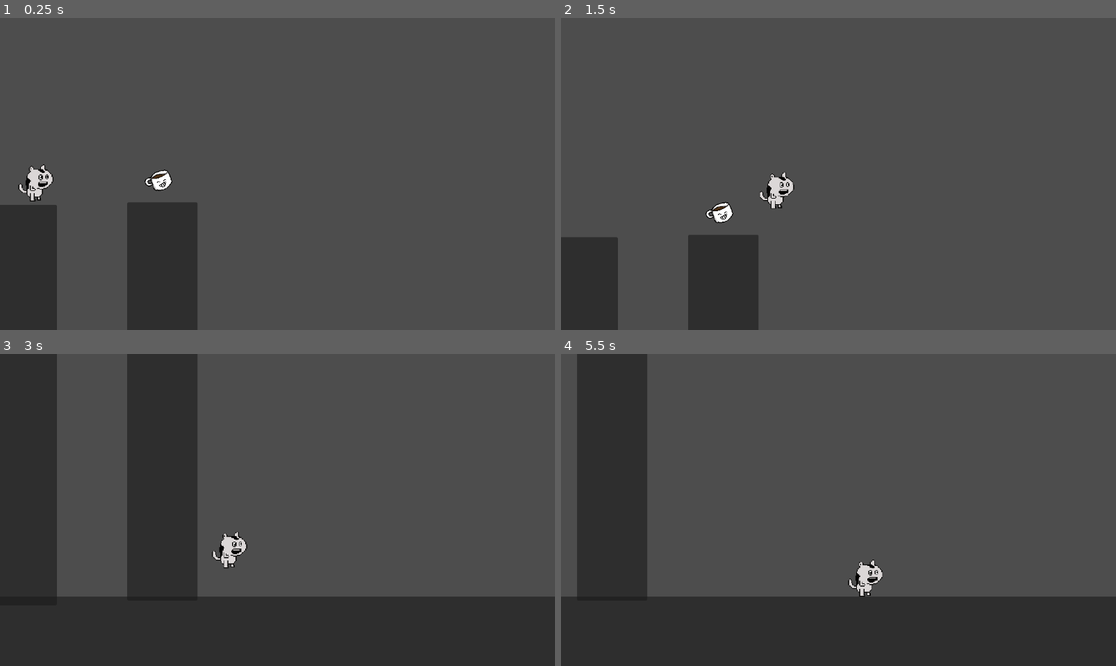
Above: before the commit, frames 1-4 (two rows, left to right).
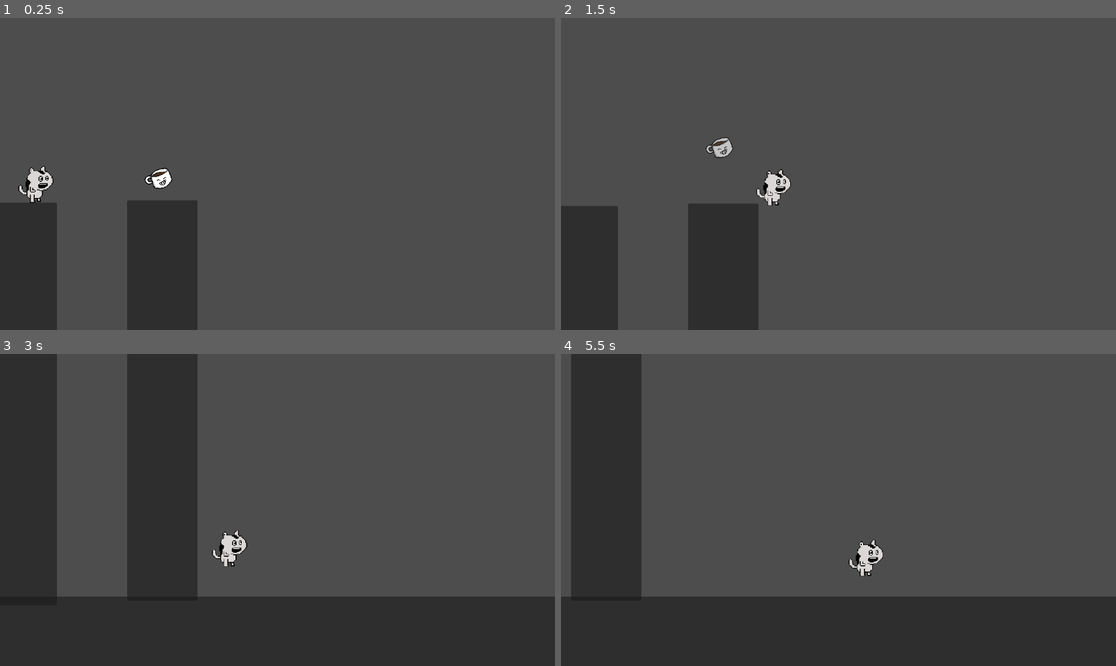
Above: after the commit, the same moments.

Repository: rnakkas/CoffeeCatProject
Game: Godot game, scene res://Scenes/test_level.tscn
Same seed, same stepped clock (60 frames per second), same inputs: the game is played once before the commit and once after it.
Inputs:
- Up to frame 1 (0.25 s): no input
- Up to frame 2 (1.5 s): hold Right (move_right) from 0.53 s (still down); tap Space (jump) at 0.6, 0.77, 1.07, 1.35 s
- Up to frame 3 (3 s): tap Space (jump) at 1.52, 1.82, 2.1, 2.85 s; release Right (move_right) at 2.03 s; hold Left (move_left) 2.03-2.78 s; hold Right (move_right) from 2.78 s (still down)
- Up to frame 4 (5.5 s): tap Space (jump) at 3.02, 3.32, 3.6, 3.77, 4.07, 4.35, 4.52, 4.82, 5.1 s; release Right (move_right) at 4.28 s; hold Left (move_left) 4.28-5.03 s; hold Right (move_right) from 5.03 s (still down)

The runs differ from the first frame. In frame 1, 0.5% of the frame differs, in the area x 0-36%, y 46-60%; in frame 2, 2.8%, in the area x 0-43%, y 38-71%; in frame 3, 0.2%; in frame 4, 2.2%.

Commit message:
fixed wall jump
- fixed wall jump
- removed bad wall jump
- tweaked gravity and jump velocities

Diff:
--- a/Scenes/player.tscn
+++ b/Scenes/player.tscn
@@ -13,6 +13,11 @@
 
 [sub_resource type="SpriteFrames" id="SpriteFrames_4jm0p"]
 animations = [{
+"frames": [],
+"loop": true,
+"name": &"caffeinated",
+"speed": 5.0
+}, {
 "frames": [],
 "loop": true,
 "name": &"death",
@@ -51,11 +56,6 @@
 }, {
 "frames": [],
 "loop": true,
-"name": &"run_fast",
-"speed": 5.0
-}, {
-"frames": [],
-"loop": true,
 "name": &"slide",
 "speed": 5.0
 }, {
@@ -75,14 +75,16 @@
 
 [node name="sprite" type="AnimatedSprite2D" parent="."]
 sprite_frames = SubResource("SpriteFrames_4jm0p")
-animation = &"run"
+animation = &"idle"
 
 [node name="collider" type="CollisionShape2D" parent="."]
 position = Vector2(-2, 3.5)
 shape = SubResource("RectangleShape2D_881vg")
 
 [node name="left_wall_detect" type="RayCast2D" parent="."]
+modulate = Color(0, 0.860542, 0.185596, 1)
 target_position = Vector2(-16, 0)
 
 [node name="right_wall_detect" type="RayCast2D" parent="."]
-target_position = Vector2(12, 0)
+modulate = Color(0.0509804, 0.933333, 0.176471, 1)
+target_position = Vector2(16, 0)
--- a/Scripts/player.gd
+++ b/Scripts/player.gd
@@ -1,18 +1,18 @@
 class_name Player extends CharacterBody2D
 
 const SPEED: float = 400.0;
-const JUMP_VELOCITY: float = -500.0;
-const GRAVITY: float = 1000.0;
-const WALL_SLIDE_GRAVITY: float = 800.0;
+const JUMP_VELOCITY: float = -550.0;
+const GRAVITY: float = 1500.0;
+const WALL_SLIDE_GRAVITY: float = 1000.0;
 const WALL_JUMP_VELOCITY: float = -450.0;
-const WALL_JUMP_VELOCITY_BAD: float = -200.0;
 
 @onready var animation: AnimatedSprite2D = $sprite;
 @onready var left_wall_detect: RayCast2D = $left_wall_detect;
 @onready var right_wall_detect: RayCast2D = $right_wall_detect;
 
-enum STATE {IDLE, RUN, RUN_FAST, JUMP, WALL_SLIDE, FALL, WALL_JUMP, WALL_JUMP_BAD};
+enum STATE {IDLE, RUN, CAFFEINATED, JUMP, WALL_SLIDE, FALL, WALL_JUMP};
 var current_state;
+var wall_jump_direction: float;
 
 func _ready() -> void:
 	_set_state(STATE.IDLE);
@@ -32,7 +32,7 @@
 			pass;
 		STATE.RUN:
 			pass;
-		STATE.RUN_FAST:
+		STATE.CAFFEINATED:
 			pass;
 		STATE.JUMP:
 			pass;
@@ -42,8 +42,6 @@
 			pass;
 		STATE.WALL_JUMP:
 			pass;
-		STATE.WALL_JUMP_BAD:
-			pass;
 
 func _enter_state() -> void:
 	match current_state:
@@ -52,8 +50,8 @@
 			animation.play("idle");
 		STATE.RUN:
 			animation.play("run");
-		STATE.RUN_FAST:
-			animation.play("run_fast");
+		STATE.CAFFEINATED:
+			animation.play("caffeinated");
 		STATE.JUMP:
 			velocity.y = JUMP_VELOCITY
 			animation.play("jump");
@@ -66,13 +64,9 @@
 			print("wall jump");
 			velocity.y = WALL_JUMP_VELOCITY;
 			animation.play("jump");
-		STATE.WALL_JUMP_BAD:
-			print("wall jump bad")
-			velocity.y = WALL_JUMP_VELOCITY_BAD;
-			animation.play("jump");
 
 func _update_state(delta: float) -> void:
-	var direction := Input.get_axis("move_left", "move_right");
+	var direction : float = Input.get_axis("move_left", "move_right");
 	match current_state:
 		STATE.IDLE:
 			if direction:
@@ -104,7 +98,6 @@
 				if velocity.y > 0:
 					_set_state(STATE.FALL);
 			elif is_on_wall():
-				#velocity.y = move_toward(velocity.y, 0, WALL_SLIDE_GRAVITY)
 				_set_state(STATE.WALL_SLIDE);
 
 			move_and_slide()
@@ -132,31 +125,21 @@
 				animation.flip_h = true;
 
 			if Input.is_action_just_pressed("jump"):
+				if left_wall_detect.is_colliding():
+					wall_jump_direction = 1.0;
+				elif right_wall_detect.is_colliding():
+					wall_jump_direction = -1.0;
+
 				_set_state(STATE.WALL_JUMP);
 
-			#if (left_wall_detect.is_colliding() && direction > 0 && Input.is_action_just_pressed("jump")) \
-				#|| \
-				#(right_wall_detect.is_colliding() && direction < 0 && Input.is_action_just_pressed("jump")):
-					#_set_state(STATE.WALL_JUMP);
 			elif is_on_floor():
 				_set_state(STATE.IDLE);
 
 			move_and_slide();
 
 		STATE.WALL_JUMP:
-			velocity.x = direction * SPEED;
-			_flip_sprite(direction);
-
-			if !is_on_floor():
-				velocity.y += GRAVITY * delta;
-				if velocity.y > 0:
-					_set_state(STATE.FALL);
-
-			move_and_slide();
-
-		STATE.WALL_JUMP_BAD:
-			velocity.x = direction * SPEED;
-			_flip_sprite(direction);
+			velocity.x = wall_jump_direction * SPEED;
+			_flip_sprite(wall_jump_direction);
 
 			if !is_on_floor():
 				velocity.y += GRAVITY * delta;
